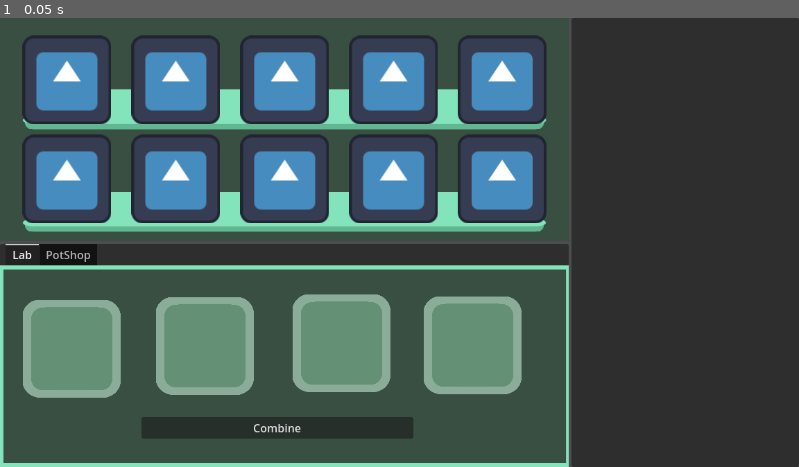
Above: before the commit, frame 1.
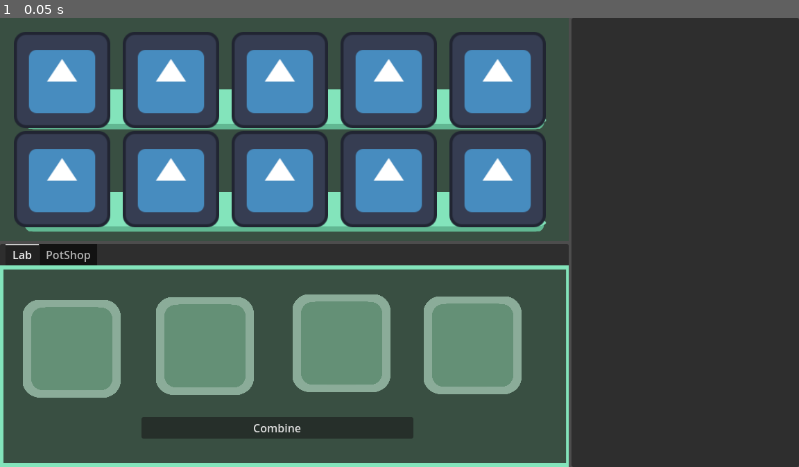
Above: after the commit, the same moment.

Repository: Girlies-stdio/elementalchemy
Game: Godot game, scene res://Scenes/main.tscn
Same seed, same stepped clock (60 frames per second), same inputs: the game is played once before the commit and once after it. The engine's default icon, where the game draws it, is replaced by a stand-in: a white triangle on a blue panel in a dark square.
Inputs:
- Up to frame 1 (0.05 s): no input

The runs differ from the first frame. In frame 1, 8.5% of the frame differs, in the area x 1-69%, y 3-47%.

Commit message:
for real

Diff:
--- a/Scenes/main.tscn
+++ b/Scenes/main.tscn
@@ -52,13 +52,69 @@
 layout_mode = 2
 columns = 5
 
+[node name="TextureButton1" type="TextureButton" parent="HBoxContainer/VBoxContainer/NinePatchRect/MarginContainer/GridContainer"]
+layout_mode = 2
+size_flags_horizontal = 3
+size_flags_vertical = 3
+texture_normal = ExtResource("1_jjgbg")
+ignore_texture_size = true
+stretch_mode = 4
+
+[node name="TextureButton2" type="TextureButton" parent="HBoxContainer/VBoxContainer/NinePatchRect/MarginContainer/GridContainer"]
+layout_mode = 2
+size_flags_horizontal = 3
+size_flags_vertical = 3
+texture_normal = ExtResource("1_jjgbg")
+ignore_texture_size = true
+stretch_mode = 4
+
+[node name="TextureButton3" type="TextureButton" parent="HBoxContainer/VBoxContainer/NinePatchRect/MarginContainer/GridContainer"]
+layout_mode = 2
+size_flags_horizontal = 3
+size_flags_vertical = 3
+texture_normal = ExtResource("1_jjgbg")
+ignore_texture_size = true
+stretch_mode = 4
+
+[node name="TextureButton4" type="TextureButton" parent="HBoxContainer/VBoxContainer/NinePatchRect/MarginContainer/GridContainer"]
+layout_mode = 2
+size_flags_horizontal = 3
+size_flags_vertical = 3
+texture_normal = ExtResource("1_jjgbg")
+ignore_texture_size = true
+stretch_mode = 4
+
+[node name="TextureButton5" type="TextureButton" parent="HBoxContainer/VBoxContainer/NinePatchRect/MarginContainer/GridContainer"]
+layout_mode = 2
+size_flags_horizontal = 3
+size_flags_vertical = 3
+texture_normal = ExtResource("1_jjgbg")
+ignore_texture_size = true
+stretch_mode = 4
+
+[node name="TextureButton6" type="TextureButton" parent="HBoxContainer/VBoxContainer/NinePatchRect/MarginContainer/GridContainer"]
+layout_mode = 2
+size_flags_horizontal = 3
+size_flags_vertical = 3
+texture_normal = ExtResource("1_jjgbg")
+ignore_texture_size = true
+stretch_mode = 4
+
+[node name="TextureButton7" type="TextureButton" parent="HBoxContainer/VBoxContainer/NinePatchRect/MarginContainer/GridContainer"]
+layout_mode = 2
+size_flags_horizontal = 3
+size_flags_vertical = 3
+texture_normal = ExtResource("1_jjgbg")
+ignore_texture_size = true
+stretch_mode = 4
+
 [node name="TextureButton8" type="TextureButton" parent="HBoxContainer/VBoxContainer/NinePatchRect/MarginContainer/GridContainer"]
 layout_mode = 2
 size_flags_horizontal = 3
 size_flags_vertical = 3
 texture_normal = ExtResource("1_jjgbg")
 ignore_texture_size = true
-stretch_mode = 3
+stretch_mode = 4
 
 [node name="TextureButton9" type="TextureButton" parent="HBoxContainer/VBoxContainer/NinePatchRect/MarginContainer/GridContainer"]
 layout_mode = 2
@@ -66,7 +122,7 @@
 size_flags_vertical = 3
 texture_normal = ExtResource("1_jjgbg")
 ignore_texture_size = true
-stretch_mode = 3
+stretch_mode = 4
 
 [node name="TextureButton10" type="TextureButton" parent="HBoxContainer/VBoxContainer/NinePatchRect/MarginContainer/GridContainer"]
 layout_mode = 2
@@ -74,63 +130,7 @@
 size_flags_vertical = 3
 texture_normal = ExtResource("1_jjgbg")
 ignore_texture_size = true
-stretch_mode = 3
-
-[node name="TextureButton11" type="TextureButton" parent="HBoxContainer/VBoxContainer/NinePatchRect/MarginContainer/GridContainer"]
-layout_mode = 2
-size_flags_horizontal = 3
-size_flags_vertical = 3
-texture_normal = ExtResource("1_jjgbg")
-ignore_texture_size = true
-stretch_mode = 3
-
-[node name="TextureButton12" type="TextureButton" parent="HBoxContainer/VBoxContainer/NinePatchRect/MarginContainer/GridContainer"]
-layout_mode = 2
-size_flags_horizontal = 3
-size_flags_vertical = 3
-texture_normal = ExtResource("1_jjgbg")
-ignore_texture_size = true
-stretch_mode = 3
-
-[node name="TextureButton13" type="TextureButton" parent="HBoxContainer/VBoxContainer/NinePatchRect/MarginContainer/GridContainer"]
-layout_mode = 2
-size_flags_horizontal = 3
-size_flags_vertical = 3
-texture_normal = ExtResource("1_jjgbg")
-ignore_texture_size = true
-stretch_mode = 3
-
-[node name="TextureButton14" type="TextureButton" parent="HBoxContainer/VBoxContainer/NinePatchRect/MarginContainer/GridContainer"]
-layout_mode = 2
-size_flags_horizontal = 3
-size_flags_vertical = 3
-texture_normal = ExtResource("1_jjgbg")
-ignore_texture_size = true
-stretch_mode = 3
-
-[node name="TextureButton15" type="TextureButton" parent="HBoxContainer/VBoxContainer/NinePatchRect/MarginContainer/GridContainer"]
-layout_mode = 2
-size_flags_horizontal = 3
-size_flags_vertical = 3
-texture_normal = ExtResource("1_jjgbg")
-ignore_texture_size = true
-stretch_mode = 3
-
-[node name="TextureButton16" type="TextureButton" parent="HBoxContainer/VBoxContainer/NinePatchRect/MarginContainer/GridContainer"]
-layout_mode = 2
-size_flags_horizontal = 3
-size_flags_vertical = 3
-texture_normal = ExtResource("1_jjgbg")
-ignore_texture_size = true
-stretch_mode = 3
-
-[node name="TextureButton17" type="TextureButton" parent="HBoxContainer/VBoxContainer/NinePatchRect/MarginContainer/GridContainer"]
-layout_mode = 2
-size_flags_horizontal = 3
-size_flags_vertical = 3
-texture_normal = ExtResource("1_jjgbg")
-ignore_texture_size = true
-stretch_mode = 3
+stretch_mode = 4
 
 [node name="Workbench" type="Panel" parent="HBoxContainer/VBoxContainer"]
 layout_mode = 2
